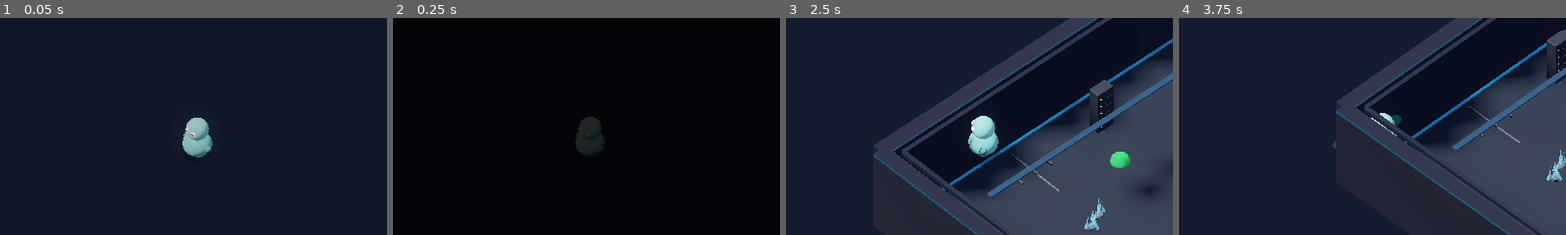
Above: before the commit, frames 1-4 (left to right).
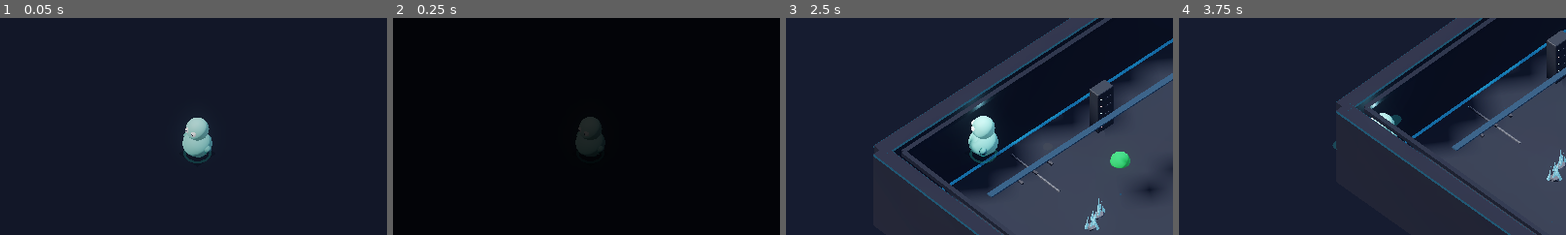
Above: after the commit, the same moments.

Repository: hwashburn1011/enth-iteration
Game: Godot game, scene res://scenes/dungeon/Dungeon.tscn
Two runs of this game, one before a commit and one after it. Both use one fixed random seed, a clock stepped at 60 frames per second and the inputs below. This scene is started directly instead of the project's main scene.
Inputs (mouse positions are % of the whole screen's width and height, from its top left):
- Up to frame 1 (0.05 s): no input
- Up to frame 2 (0.25 s): no input
- Up to frame 3 (2.5 s): tap Enter at 0.5 s; move the mouse to (45, 70) at 0.52 s; hold W (move_forward) 0.53-2.03 s; tap 1 (ability_1) at 0.6 s; click (45, 70) at 0.67 s; move the mouse to (80, 65) at 1.27 s; tap 2 (ability_2) at 1.35 s; move the mouse to (20, 35) at 2.02 s; hold A (move_left) from 2.03 s (still down); tap 3 (ability_3) at 2.1 s
- Up to frame 4 (3.75 s): move the mouse to (55, 50) at 2.77 s; tap 4 (ability_4) at 2.85 s; click (55, 50) at 2.92 s; move the mouse to (35, 25) at 3.52 s; release A (move_left) at 3.53 s; press the mouse at (35, 25) at 3.53 s; hold S (move_back) from 3.53 s (still down)
The pictures show only the part of the screen within x 25-74%, y 19-69%; the shares and areas given below are measured in that part.

The runs differ from the first frame. In frame 1, 0.1% of the frame differs, in the area x 47-55%, y 61-67%; in frame 2, less than 0.1%; in frame 3, 0.3%, in the area x 45-55%, y 34-67%; in frame 4, 0.2%.

Commit message:
visual: player highlight ring + overhead light for dungeon visibility
Added cyan torus highlight ring under player (semi-transparent,
emissive) that makes the Globbler visible against dark dungeon floors.

Added small overhead OmniLight3D (warm cyan, low energy) so the player
is always lit even in dark dungeon corners.

Both are subtle enough not to distract but ensure the player character
is always findable on screen.

Co-Authored-By: Claude Opus 4.6 (1M context) <noreply@anthropic.com>

Diff:
--- a/scenes/entities/player/player.gd
+++ b/scenes/entities/player/player.gd
@@ -67,6 +67,35 @@
 	shadow_mat.shading_mode = BaseMaterial3D.SHADING_MODE_UNSHADED
 	shadow.material_override = shadow_mat
 	add_child(shadow)
+
+	# Player highlight ring (helps visibility on dark dungeon floors)
+	var ring: MeshInstance3D = MeshInstance3D.new()
+	var ring_mesh: TorusMesh = TorusMesh.new()
+	ring_mesh.inner_radius = 0.35
+	ring_mesh.outer_radius = 0.42
+	ring_mesh.rings = 12
+	ring_mesh.ring_segments = 16
+	ring.mesh = ring_mesh
+	ring.position = Vector3(0, 0.03, 0)
+	ring.rotation.x = 0  # Flat on ground
+	var ring_mat: StandardMaterial3D = StandardMaterial3D.new()
+	ring_mat.albedo_color = Color(0.15, 0.6, 0.55, 0.35)
+	ring_mat.transparency = BaseMaterial3D.TRANSPARENCY_ALPHA
+	ring_mat.emission_enabled = true
+	ring_mat.emission = Color(0.1, 0.5, 0.45)
+	ring_mat.emission_energy_multiplier = 0.8
+	ring_mat.shading_mode = BaseMaterial3D.SHADING_MODE_UNSHADED
+	ring.material_override = ring_mat
+	add_child(ring)
+
+	# Small overhead light so player is always visible
+	var player_light: OmniLight3D = OmniLight3D.new()
+	player_light.position = Vector3(0, 2.0, 0)
+	player_light.light_color = Color(0.6, 0.9, 0.85)
+	player_light.light_energy = 0.4
+	player_light.omni_range = 3.0
+	player_light.omni_attenuation = 2.0
+	add_child(player_light)
 
 	# Small arm stubs for silhouette
 	var arm_mat: StandardMaterial3D = StandardMaterial3D.new()
